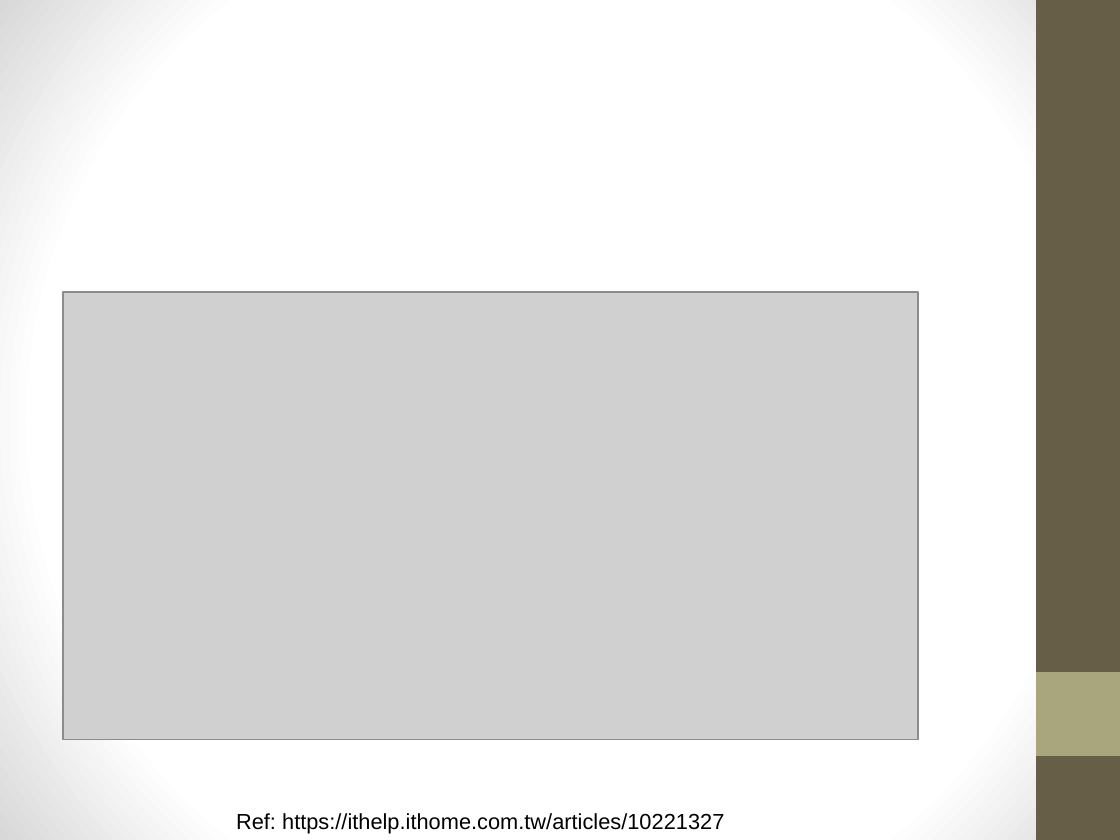
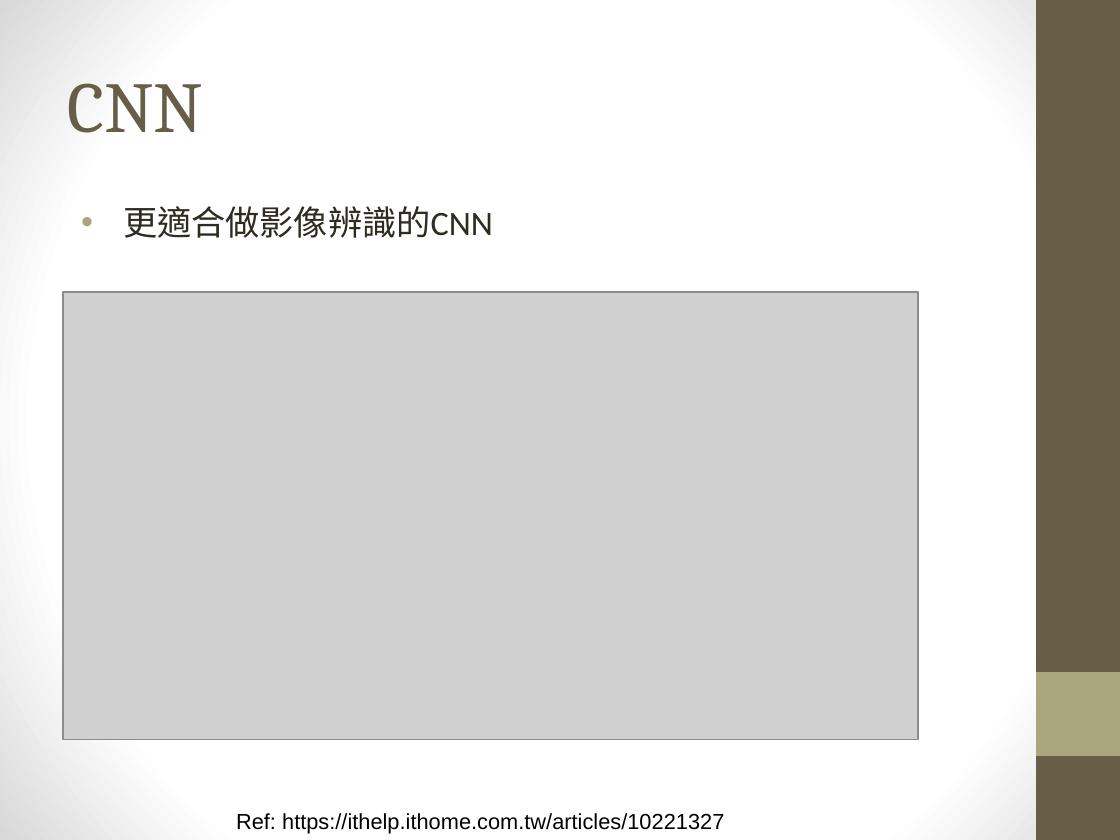
Before and after one commit to maloyang/nkust_202503_nn, a slide deck: slide 13 of nn/01_intro.pptx. Drawn at 1120x840 pixels with LibreOffice and Linux fonts; fonts in the diff are those of the drawing; grey boxes stand for pictures. Boxes give left, top, right and bottom in pixels: in the first picture for what was removed or moved away, otherwise in the second. Text is boxed around its words. In the diff, an @@ line names an element or a change of style, - is before the commit and + after.

Commit message:
update ppt1

```diff
--- a/nn/01_intro.pptx
+++ b/nn/01_intro.pptx
@@ title added at (67,83,203,133), 46 pt, text #675E47 @@
+CNN
@@ text added at (123,206,493,238), 22 pt, text #2F2B20 @@
+• 更適合做影像辨識的CNN
```
Also in this commit, not shown: 4 other slides changed, 2 slides added, 2 slides removed.
